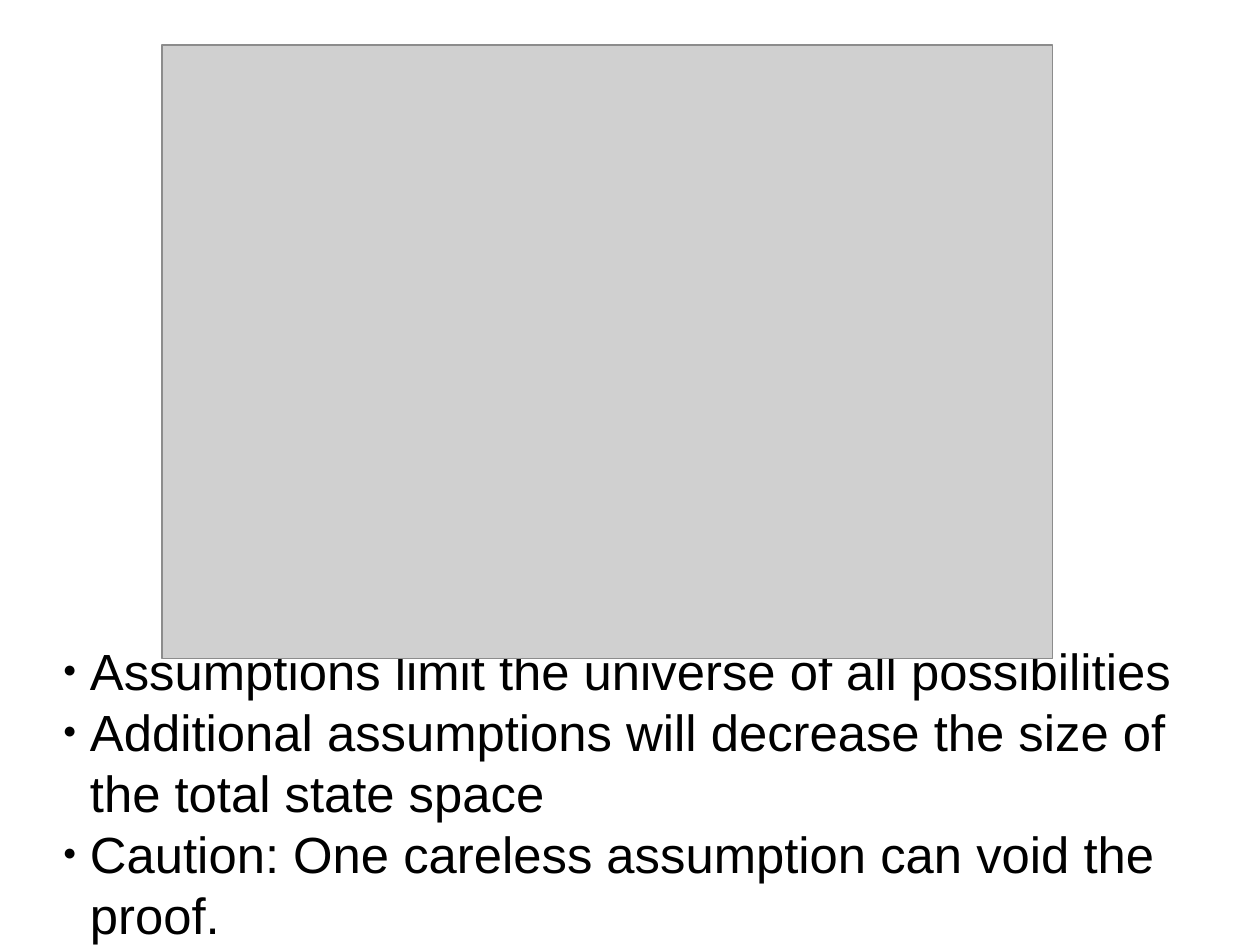
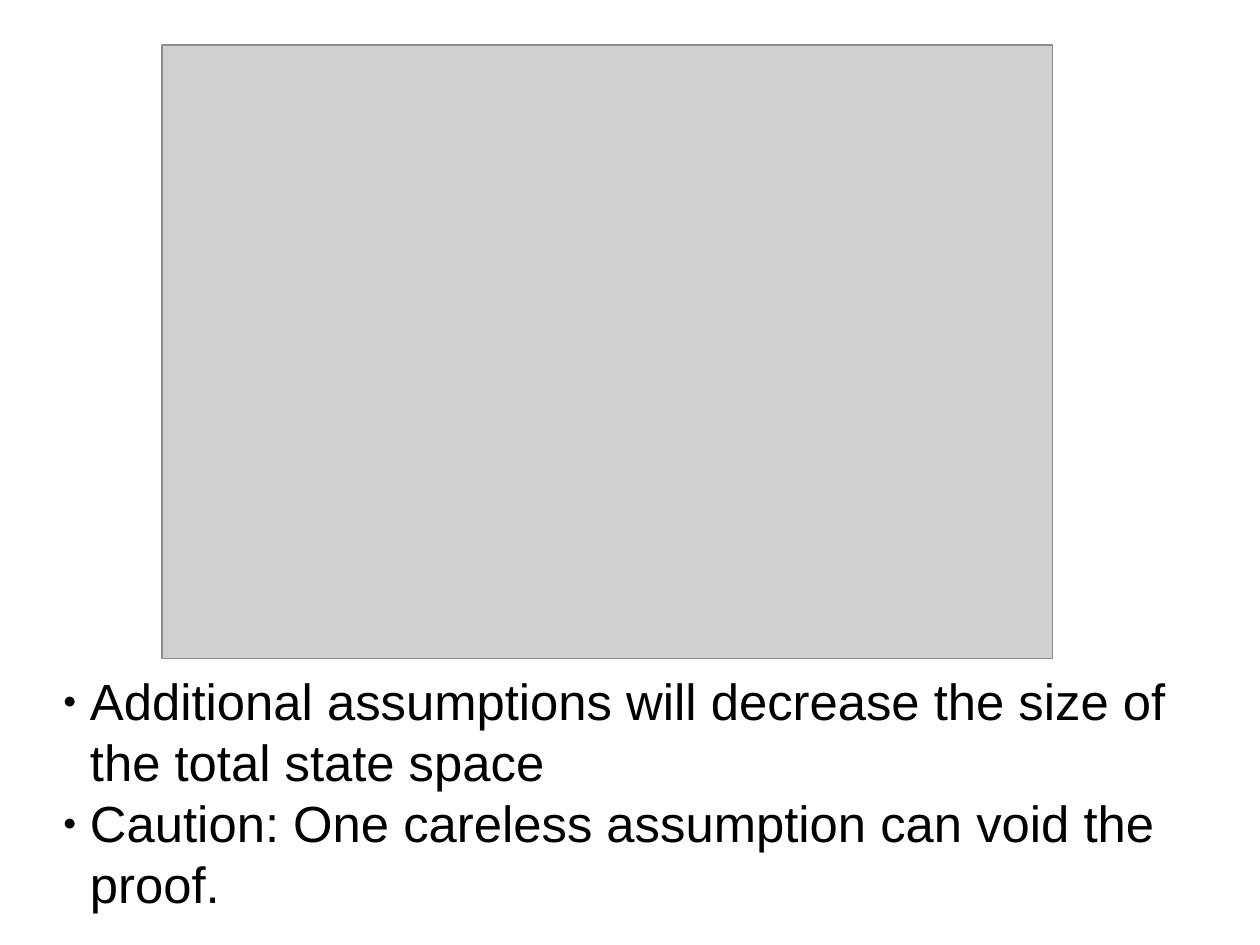
Before and after one commit to mattvenn/formal-intro-course, a slide deck: slide 13 of intro-course-slides.odp (slide 25 before the commit). Drawn at 1260x945 pixels with LibreOffice and Linux fonts; fonts in the diff are those of the drawing; grey boxes stand for pictures. Boxes give left, top, right and bottom in pixels: in the first picture for what was removed or moved away, otherwise in the second. Text is boxed around its words. In the diff, an @@ line names an element or a change of style, - is before the commit and + after.

```diff
--- a/intro-course-slides.odp
+++ b/intro-course-slides.odp
@@ subtitle at bbox=[90, 649, 1171, 700]: paragraph removed @@
-● Assumptions limit the universe of all possibilities
```
Also in this commit, not shown: 4 other slides changed, 1 slide added.
